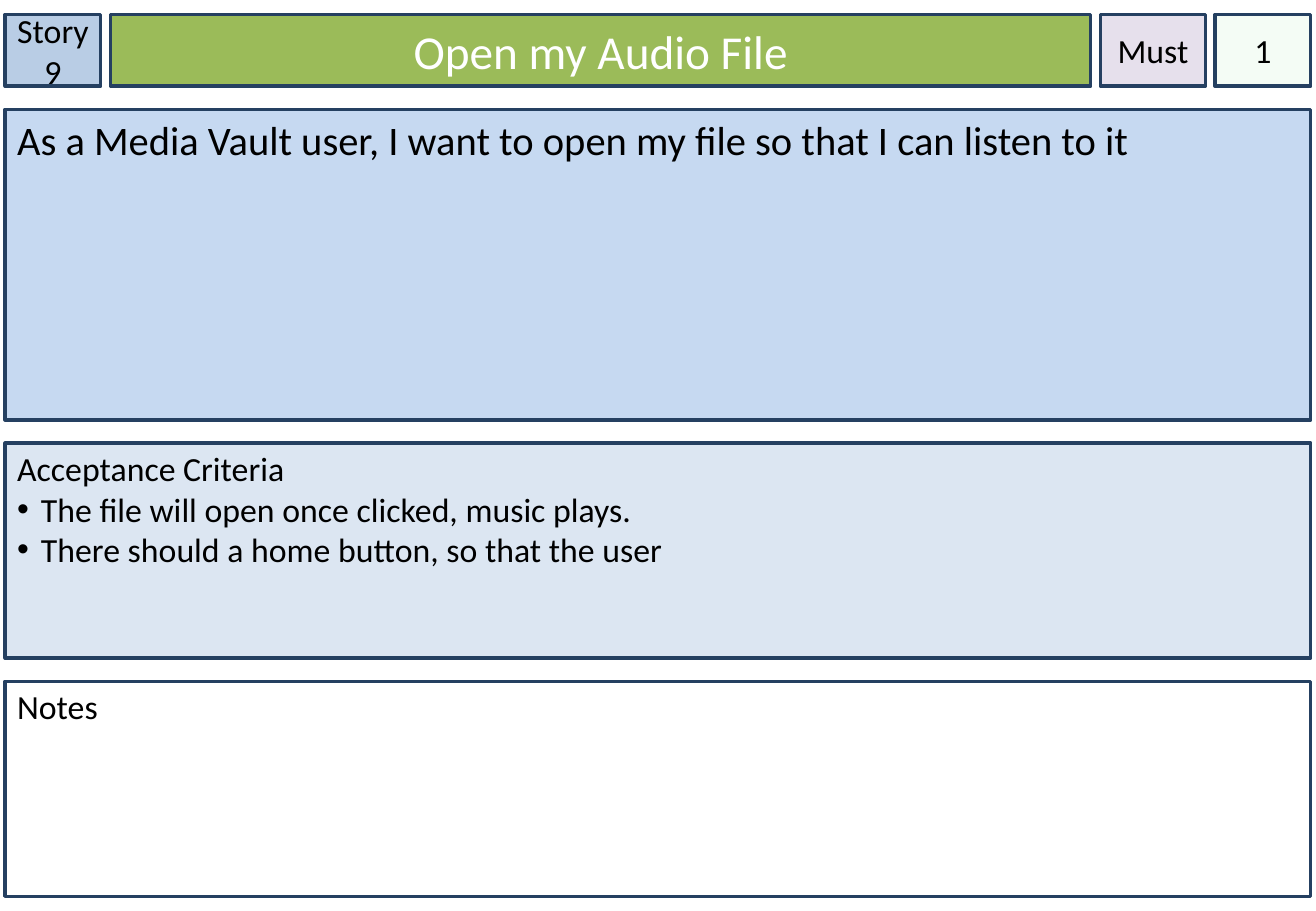
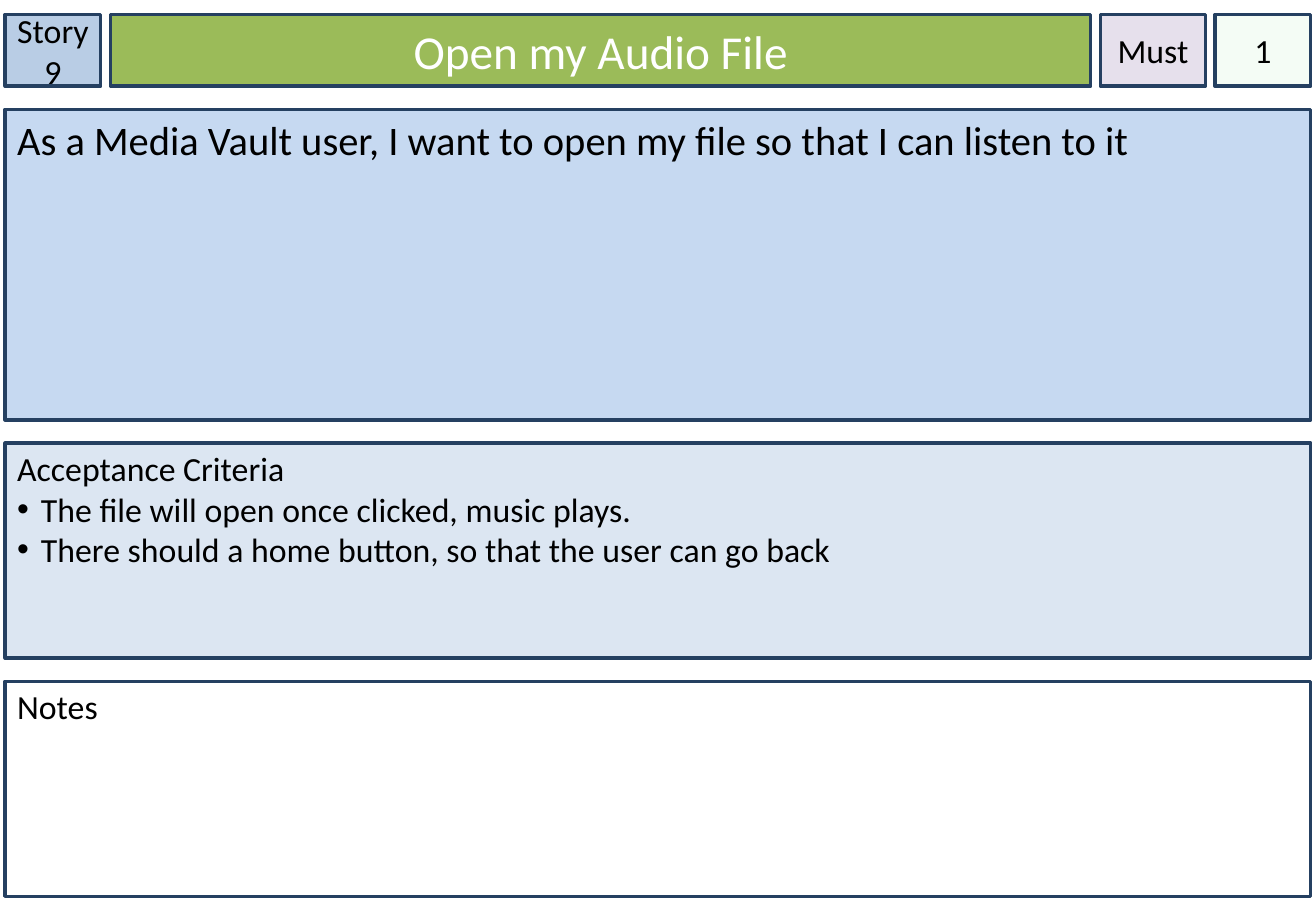
Before and after one commit to Lewibra/IFB299, a slide deck: slide 13 of Stories/Story Cards.pptx. Drawn at 1316x911 pixels with LibreOffice and Linux fonts; fonts in the diff are those of the drawing. Boxes give left, top, right and bottom in pixels: in the first picture for what was removed or moved away, otherwise in the second. Text is boxed around its words. In the diff, an @@ line names an element or a change of style, - is before the commit and + after.

```diff
--- a/Stories/Story Cards.pptx
+++ b/Stories/Story Cards.pptx
@@ text in rectangle at [41, 538, 830, 568]: text changed @@
-• There should a home button, so that the user
+• There should a home button, so that the user can go back
```
Also in this commit, not shown: 6 other slides changed, 1 slide added, 3 other files.
